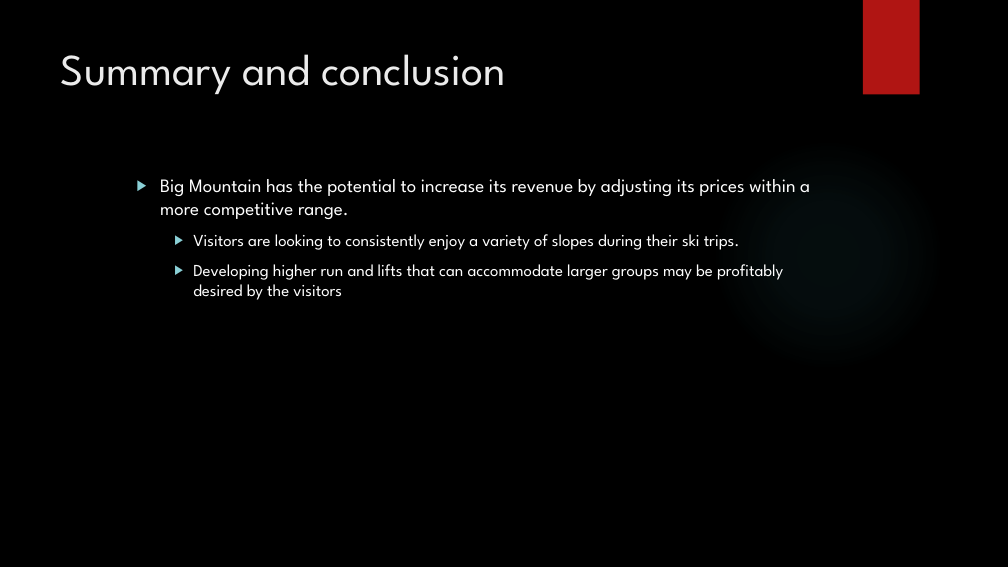
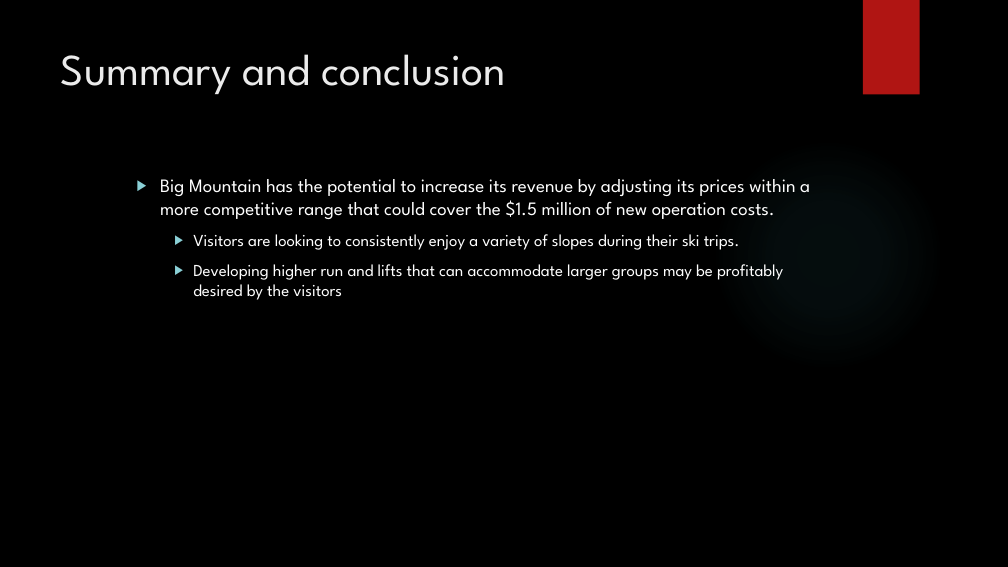
Before and after one commit to jpjavier23/DataScienceGuidedCapstone, a slide deck: slide 7 of Big Mountain Resort Executive Presentation.pptx. Drawn at 1008x567 pixels with LibreOffice and Linux fonts; fonts in the diff are those of the drawing; background and template pictures are left out. Boxes give left, top, right and bottom in pixels: in the first picture for what was removed or moved away, otherwise in the second. Text is boxed around its words. In the diff, an @@ line names an element or a change of style, - is before the commit and + after.

Commit message:
updated presentation

```diff
--- a/Big Mountain Resort Executive Presentation.pptx
+++ b/Big Mountain Resort Executive Presentation.pptx
@@ text at (160,179,810,219): text changed @@
-  ▶ Big Mountain has the potential to increase its revenue by adjusting its prices within a more competitive range.
+  ▶ Big Mountain has the potential to increase its revenue by adjusting its prices within a more competitive range that could cover the $1.5 million of new operation costs.
```
